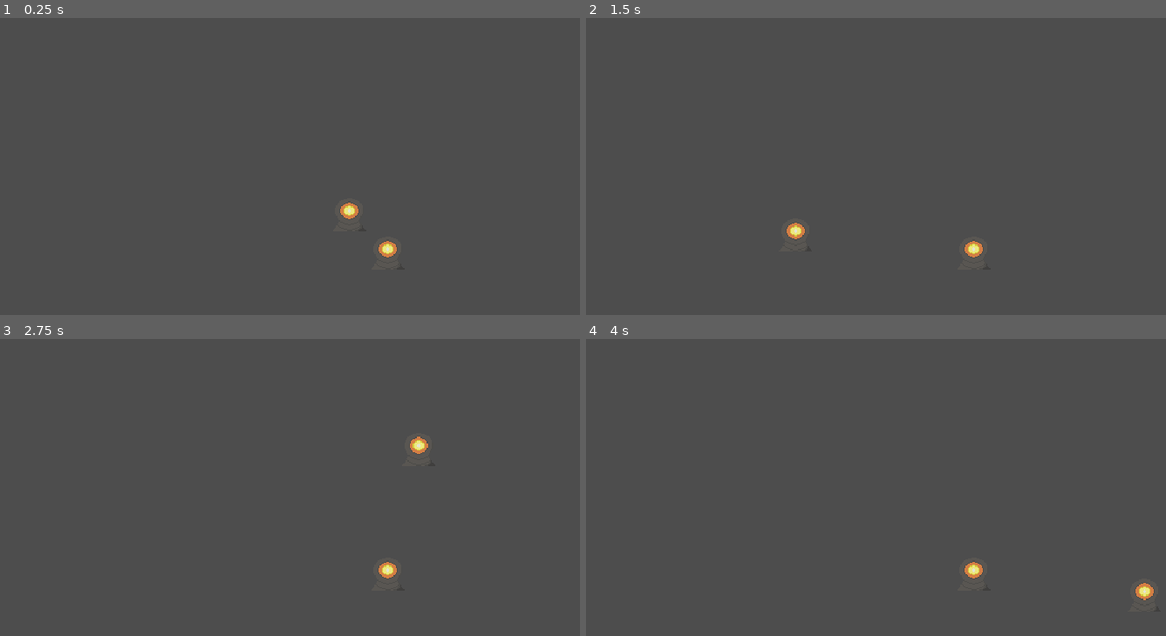
Above: before the commit, frames 1-4 (two rows, left to right).
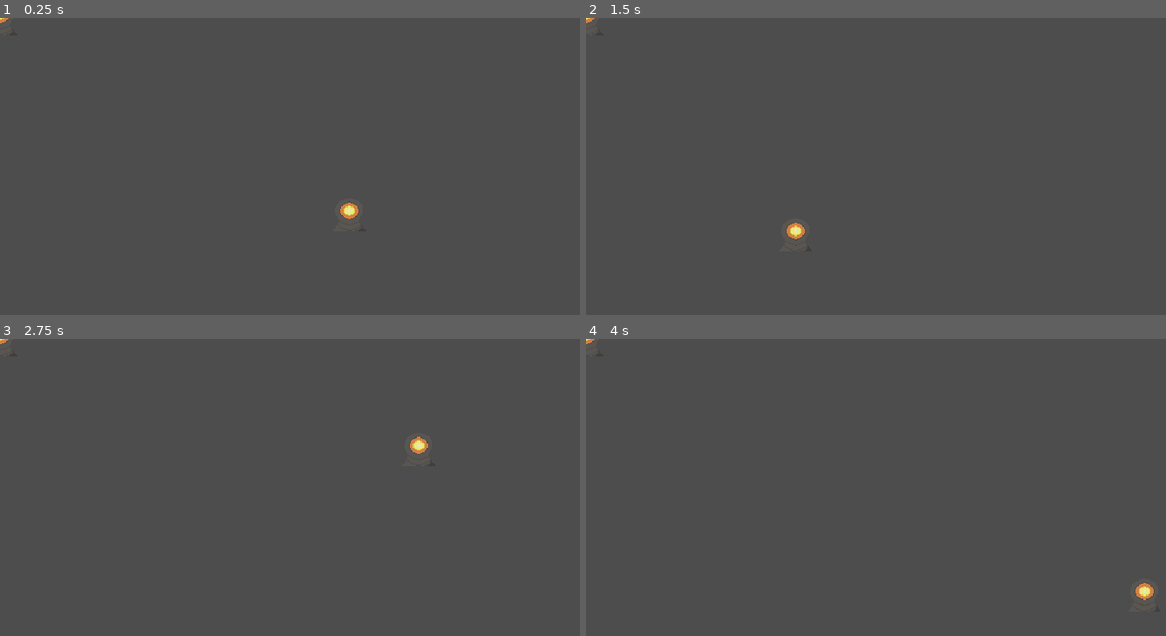
Above: after the commit, the same moments.

Repository: sushitoad/tower-defense-prototype
Game: Godot game, scene res://fixing_nearby_beacons.tscn
Two runs of this game, one before a commit and one after it. Both use one fixed random seed, a clock stepped at 60 frames per second and the inputs below. This scene is started directly instead of the project's main scene.
Inputs (mouse positions are in pixels of both pictures, inside the frame that each line leads up to):
- Up to frame 1 (0.25 s): no input
- Up to frame 2 (1.5 s): tap Enter at 0.5 s; move the mouse to (1090, 193) at 0.52 s; tap S (CameraDown) at 0.6 s; tap Space at 1.25 s; move the mouse to (794, 234) at 1.27 s; tap A (CameraLeft) at 1.35 s
- Up to frame 3 (2.75 s): tap Enter at 2 s; move the mouse to (417, 448) at 2.02 s; tap D (CameraRight) at 2.1 s
- Up to frame 4 (4 s): tap Space at 2.75 s; move the mouse to (899, 612) at 2.77 s; tap W (CameraUp) at 2.85 s; tap Enter at 3.5 s; move the mouse to (1142, 594) at 3.52 s; click (1142, 594) at 3.6 s

The runs differ from the first frame. In frame 1, 0.1% of the frame differs, in the area x 0-69%, y 0-81%; in frame 2, 0.1%; in frame 3, 0.1%; in frame 4, 0.1%.

Commit message:
chipping away at new beacon

Diff:
--- a/fixing_nearby_beacons.tscn
+++ b/fixing_nearby_beacons.tscn
@@ -1,68 +1,11 @@
-[gd_scene load_steps=6 format=3 uid="uid://d0a7qlgf4xbbu"]
+[gd_scene load_steps=2 format=3 uid="uid://d0a7qlgf4xbbu"]
 
-[ext_resource type="Texture2D" uid="uid://dc5tfe3rwimm0" path="res://art/charge tower proto 1.png" id="1_epesy"]
-[ext_resource type="Script" uid="uid://chrckpbvs8gu" path="res://test_moving_beacon.gd" id="1_kif7u"]
-[ext_resource type="Script" uid="uid://by6156xypdv05" path="res://test_nearby_beacon.gd" id="3_anvdr"]
-
-[sub_resource type="CircleShape2D" id="CircleShape2D_kif7u"]
-radius = 16.492422
-
-[sub_resource type="CircleShape2D" id="CircleShape2D_anvdr"]
-radius = 80.0
+[ext_resource type="PackedScene" uid="uid://cttmq4f88tp1c" path="res://scenes/new_beacon.tscn" id="1_epesy"]
 
 [node name="fixing nearby beacons" type="Node2D"]
 
-[node name="moving beacon" type="AnimatableBody2D" parent="." groups=["beacon"]]
-position = Vector2(-685, -251)
+[node name="new beacon" parent="." instance=ExtResource("1_epesy")]
 
-[node name="CollisionShape2D" type="CollisionShape2D" parent="moving beacon"]
-shape = SubResource("CircleShape2D_kif7u")
-
-[node name="Sprite2D" type="Sprite2D" parent="moving beacon"]
-texture = ExtResource("1_epesy")
-
-[node name="Placed beacon" type="AnimatableBody2D" parent="." groups=["beacon"]]
-position = Vector2(-471, -176)
-
-[node name="CollisionShape2D" type="CollisionShape2D" parent="Placed beacon"]
-shape = SubResource("CircleShape2D_kif7u")
-
-[node name="Sprite2D" type="Sprite2D" parent="Placed beacon"]
-texture = ExtResource("1_epesy")
-
-[node name="static moving beacon" type="StaticBody2D" parent="."]
-script = ExtResource("1_kif7u")
+[node name="new beacon2" parent="." instance=ExtResource("1_epesy")]
+position = Vector2(198, 140)
 is_being_placed = true
-
-[node name="CollisionShape2D" type="CollisionShape2D" parent="static moving beacon"]
-shape = SubResource("CircleShape2D_kif7u")
-
-[node name="Sprite2D" type="Sprite2D" parent="static moving beacon"]
-texture = ExtResource("1_epesy")
-
-[node name="NearbyBeaconArea2D" type="Area2D" parent="static moving beacon"]
-script = ExtResource("3_anvdr")
-
-[node name="NearbyBeaconShape2D" type="CollisionShape2D" parent="static moving beacon/NearbyBeaconArea2D"]
-shape = SubResource("CircleShape2D_anvdr")
-
-[node name="static moving beacon2" type="StaticBody2D" parent="."]
-position = Vector2(363, 220)
-script = ExtResource("1_kif7u")
-
-[node name="CollisionShape2D" type="CollisionShape2D" parent="static moving beacon2"]
-shape = SubResource("CircleShape2D_kif7u")
-
-[node name="Sprite2D" type="Sprite2D" parent="static moving beacon2"]
-texture = ExtResource("1_epesy")
-
-[node name="NearbyBeaconArea2D" type="Area2D" parent="static moving beacon2"]
-script = ExtResource("3_anvdr")
-
-[node name="NearbyBeaconShape2D" type="CollisionShape2D" parent="static moving beacon2/NearbyBeaconArea2D"]
-shape = SubResource("CircleShape2D_anvdr")
-
-[connection signal="body_entered" from="static moving beacon/NearbyBeaconArea2D" to="static moving beacon/NearbyBeaconArea2D" method="_on_body_entered"]
-[connection signal="body_exited" from="static moving beacon/NearbyBeaconArea2D" to="static moving beacon/NearbyBeaconArea2D" method="_on_body_exited"]
-[connection signal="body_entered" from="static moving beacon2/NearbyBeaconArea2D" to="static moving beacon2/NearbyBeaconArea2D" method="_on_body_entered"]
-[connection signal="body_exited" from="static moving beacon2/NearbyBeaconArea2D" to="static moving beacon2/NearbyBeaconArea2D" method="_on_body_exited"]
--- a/scenes/new_beacon.tscn
+++ b/scenes/new_beacon.tscn
@@ -8,7 +8,7 @@
 [sub_resource type="CircleShape2D" id="CircleShape2D_rsjmg"]
 radius = 80.0
 
-[node name="new beacon" type="AnimatableBody2D"]
+[node name="new beacon" type="AnimatableBody2D" groups=["beacon"]]
 script = ExtResource("1_rsjmg")
 
 [node name="CollisionShape2D" type="CollisionShape2D" parent="."]
--- a/scripts/new_beacon.gd
+++ b/scripts/new_beacon.gd
@@ -1,6 +1,21 @@
 extends AnimatableBody2D
 
-@export var nearbyRadius: float = 80
+signal on_destroyed
+signal on_placed
+
+@export var is_being_placed: bool = false
+
+@export var nearbyBeaconRadius: float = 80
+@export var maxHealth: int = 100
+@export var allure: float = 10
+@export var dimColor: Color = Color(1, 1, 1, 0.4)
+@export var distanceNeededToPlace: float = 40
+@export var beaconType: GlobalEnums.BeaconType
+#don't forget to update beacon types and remove basic (keep charge for now)
+var currentHealth: int
+var isBeingPlaced: bool = false
+var tooCloseToOthers: bool = false
+var baseColor: Color
 
 var nearbyBeacons: Array[AnimatableBody2D]
 
@@ -8,10 +23,51 @@
 
 func _ready() -> void:
 	nearbyBeaconShape = find_child("NearbyBeaconShape2D").shape
-	nearbyBeaconShape.radius = nearbyRadius
+	nearbyBeaconShape.radius = nearbyBeaconRadius
+	baseColor = $Sprite2D.modulate
+
+func _physics_process(delta: float) -> void:
+	if is_being_placed:
+		global_position = get_global_mouse_position()
+
+func _process(delta: float) -> void:
+	if isBeingPlaced:
+		var noneTooClose: bool = true
+		for beacon in nearbyBeacons:
+			var distanceNeeded: float = distanceNeededToPlace
+			if beacon.beaconType == GlobalEnums.BeaconType.HEARTFIRE:
+				distanceNeeded = distanceNeededToPlace * 2
+			if global_position.distance_to(beacon.global_position) < distanceNeeded:
+				#this section is missing something, the print statement is never triggering
+				print("get away from meeeeee")
+				tooCloseToOthers = true
+				$Sprite2D.modulate = dimColor
+				noneTooClose = false
+		if noneTooClose:
+			tooCloseToOthers = false
+			$Sprite2D.modulate = baseColor
+
+func OnPlaced():
+	print(self.name + " was just placed :)")
+	currentHealth = maxHealth
+	isBeingPlaced = false
+	on_placed.emit()
+
+func TakeDamage(damage: int):
+	currentHealth -= damage
+	if currentHealth <= 0:
+		currentHealth = 0
+		on_destroyed.emit()
+		#what if the destroyed beacons gave you a little charge back?
+		if beaconType == GlobalEnums.BeaconType.HEARTFIRE:
+			get_node("%LevelManager").GameEnd(false)
+	else:
+		pass
+		#animPlayer.stop()
+		#animPlayer.play("take_damage")
 
 func _on_nearby_beacon_area_2d_body_entered(body: Node2D) -> void:
-	if body.is_in_group("beacon"):
+	if body.is_in_group("beacon") and body != self:
 		nearbyBeacons.append(body)
 		print(nearbyBeacons)
 
